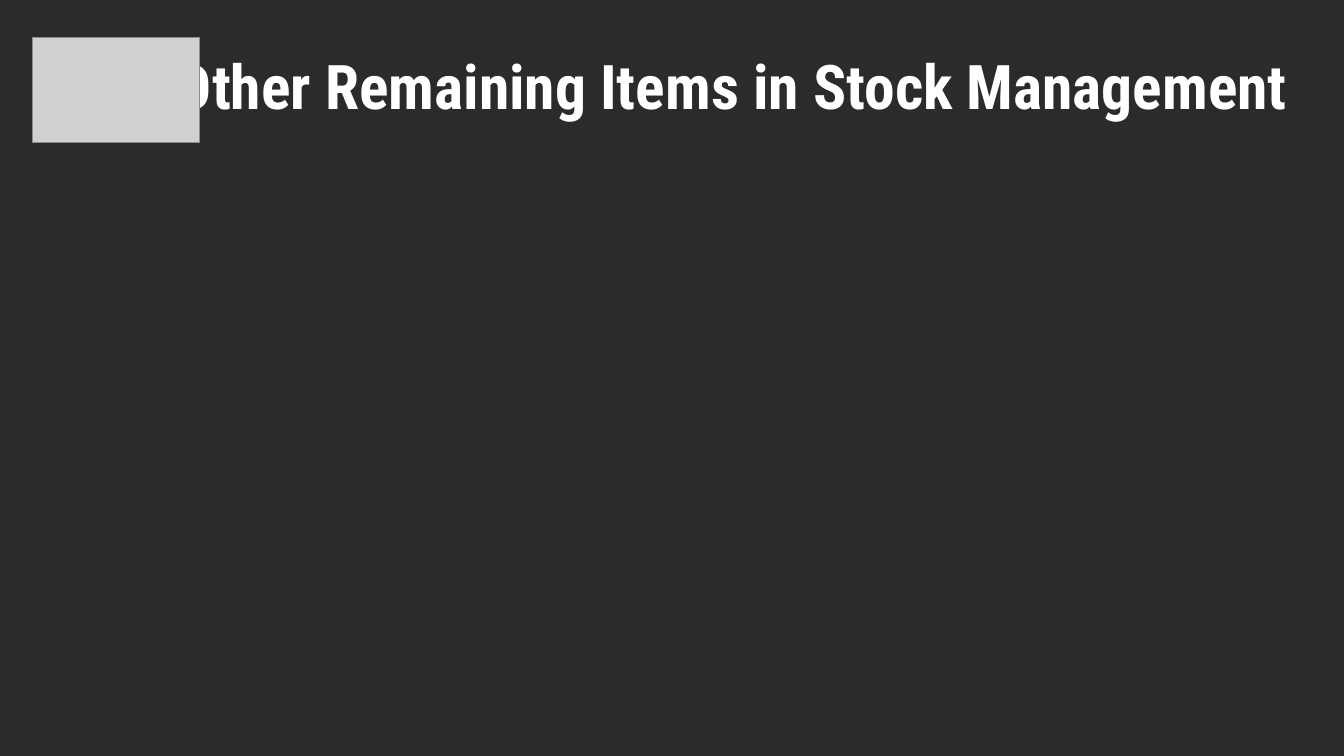
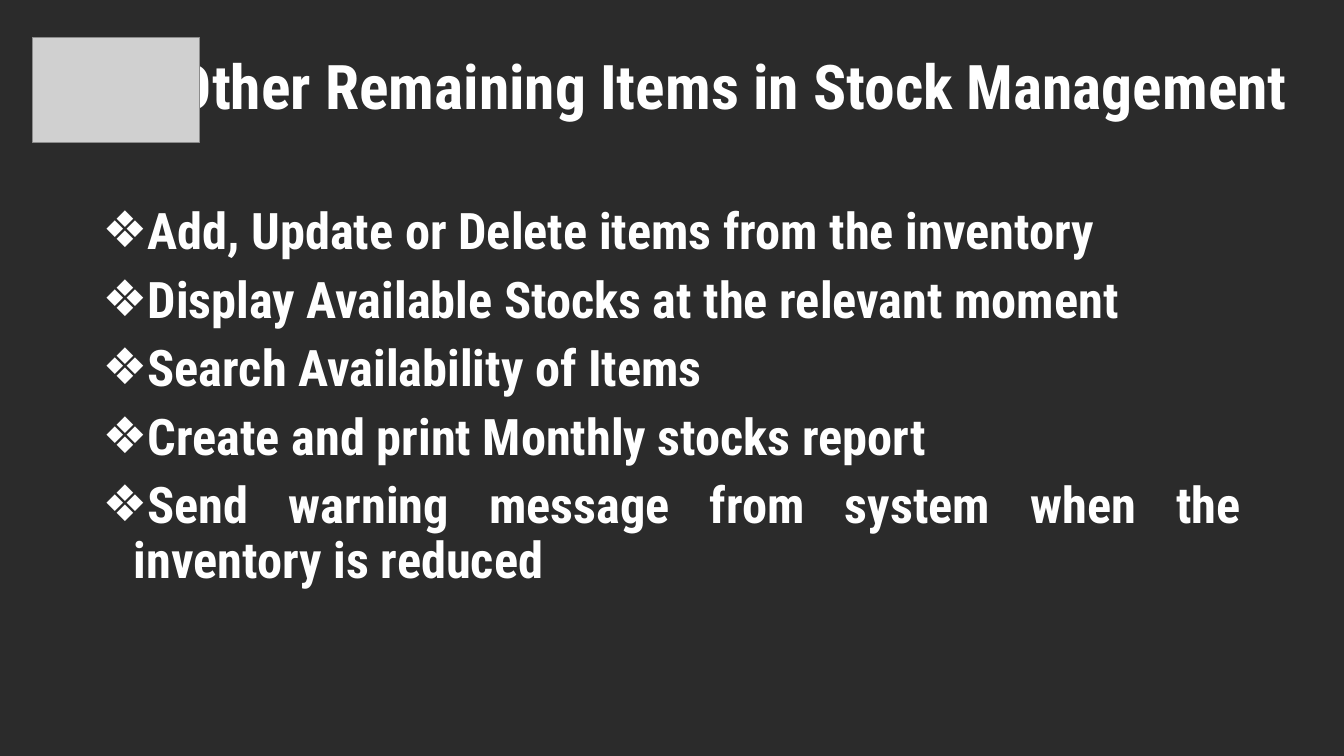
Before and after one commit to Lasitha64/Project1, a slide deck: slide 17 of Project Proposal New.pptx. Drawn at 1344x756 pixels with LibreOffice and Linux fonts; fonts in the diff are those of the drawing; grey boxes stand for pictures; background and template pictures are left out; a plain dark background stands for a picture behind light text. Boxes give left, top, right and bottom in pixels: in the first picture for what was removed or moved away, otherwise in the second. Text is boxed around its words. In the diff, an @@ line names an element or a change of style, - is before the commit and + after.

Commit message:
update stock functions

```diff
--- a/Project Proposal New.pptx
+++ b/Project Proposal New.pptx
@@ text added at bbox=[134, 210, 1240, 589], 36 pt, text #FFFFFF, bold @@
+❖ Add, Update or Delete items from the inventory
+❖ Display Available Stocks at the relevant moment
+❖ Search Availability of Items
+❖ Create and print Monthly stocks report
+❖ Send warning message from system when the inventory is reduced
```
